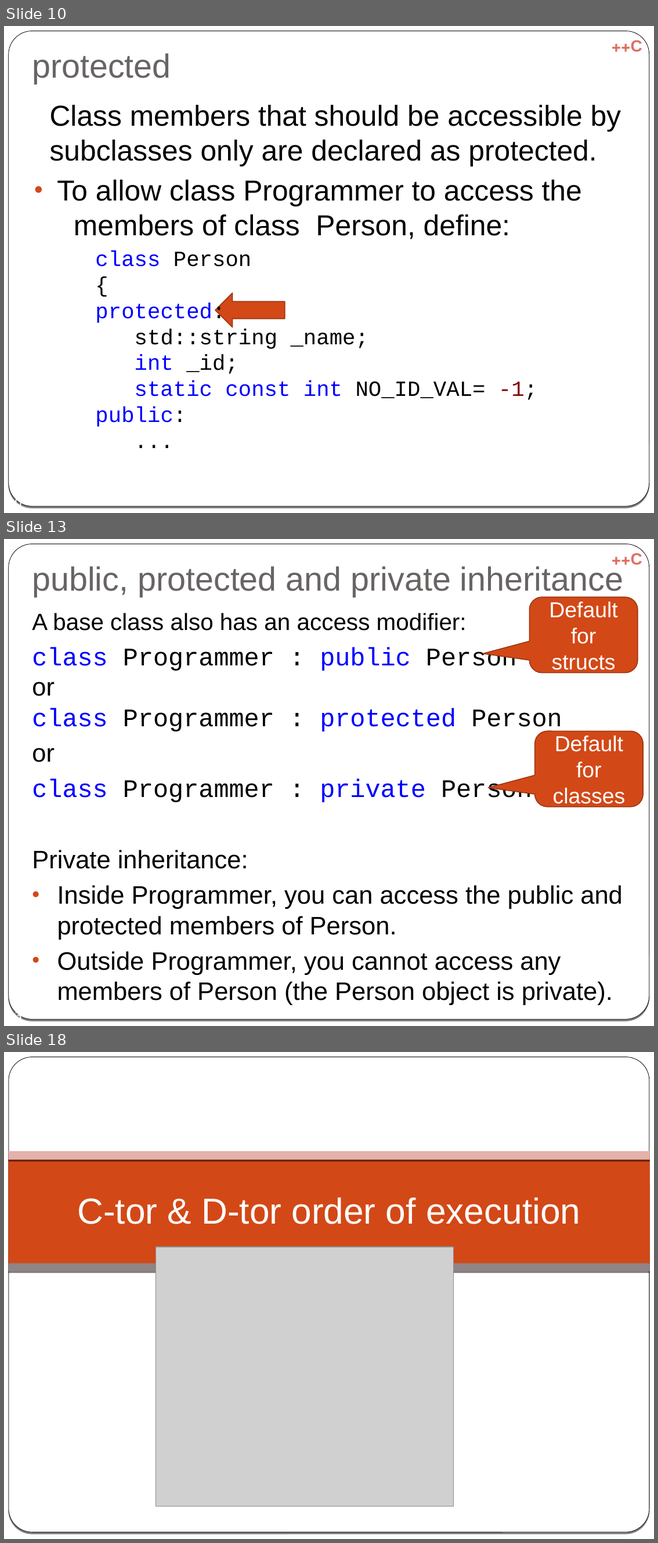
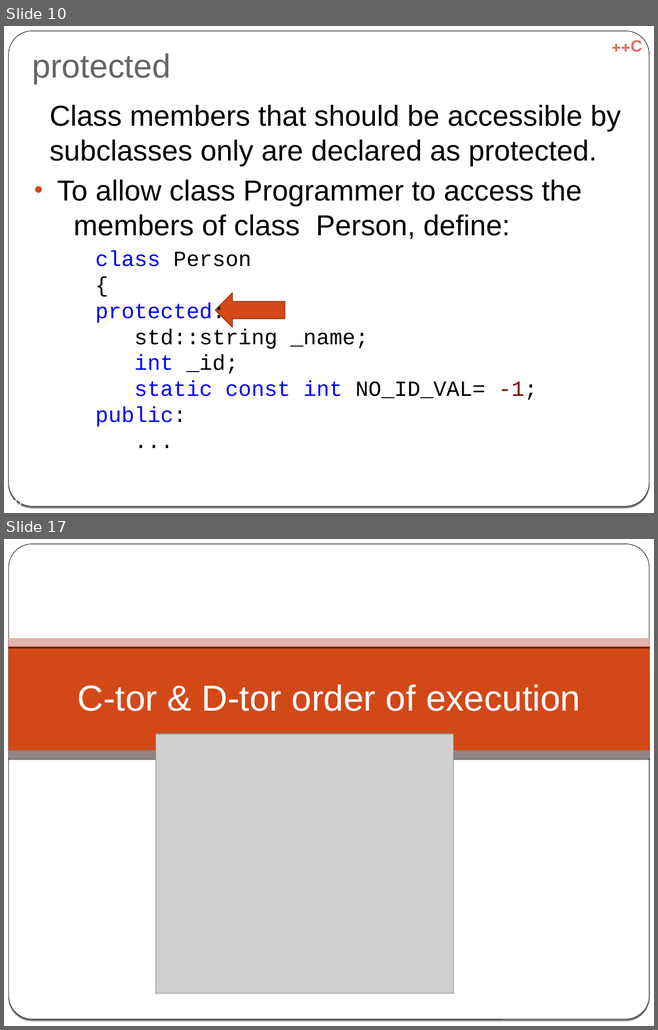
Before and after one commit to cpp-at-ariel/cpp-5779, a slide deck: 06-inheritance/slides-inheritance.odp. Shown one above the other, each under a label of ours: slides 10, 13 and 18 before the commit, slides 10 and 17 after it; the slides between them are not shown. The pictures are 658x1543 and 658x1030 pixels, drawn with LibreOffice and Linux fonts; fonts in the diff are those of the drawing; grey boxes stand for pictures. Boxes give left, top, right and bottom in pixels: in the first picture for what was removed or moved away, otherwise in the second. Text is boxed around its words. In the diff, an @@ line names an element or a change of style, - is before the commit and + after.

```diff
--- a/06-inheritance/slides-inheritance.odp
+++ b/06-inheritance/slides-inheritance.odp
@@ slide 13 removed at [4,539,654,1026], background gradient #000000 to #FFFFFF; not listed: 3 template elements that a slide beside it also shows @@
@@ title removed at [32,565,623,597] @@
-public, protected and private inheritance
@@ rounded speech box removed at [529,597,637,673] @@
-Default for structs
@@ text removed at [32,613,622,1005] @@
-A base class also has an access modifier:
-class Programmer : public Person
-or
-class Programmer : protected Person
-or
-class Programmer : private Person
-Private inheritance:
-• Inside Programmer, you can access the public and protected members of Person.
-• Outside Programmer, you cannot access any members of Person (the Person object is private).
@@ rounded speech box removed at [535,732,643,808] @@
-Default for classes
@@ page number removed at [7,1010,21,1019] @@
-13
@@ what was slide 18 is now slide 17 @@
```
Also in this commit, not shown: 7 slides changed, 12 other files.
